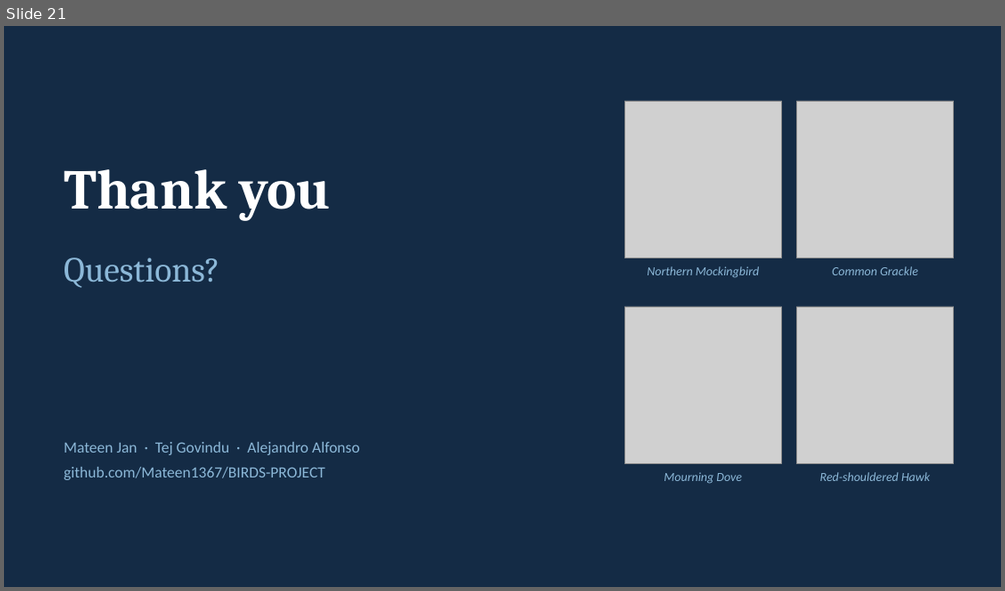
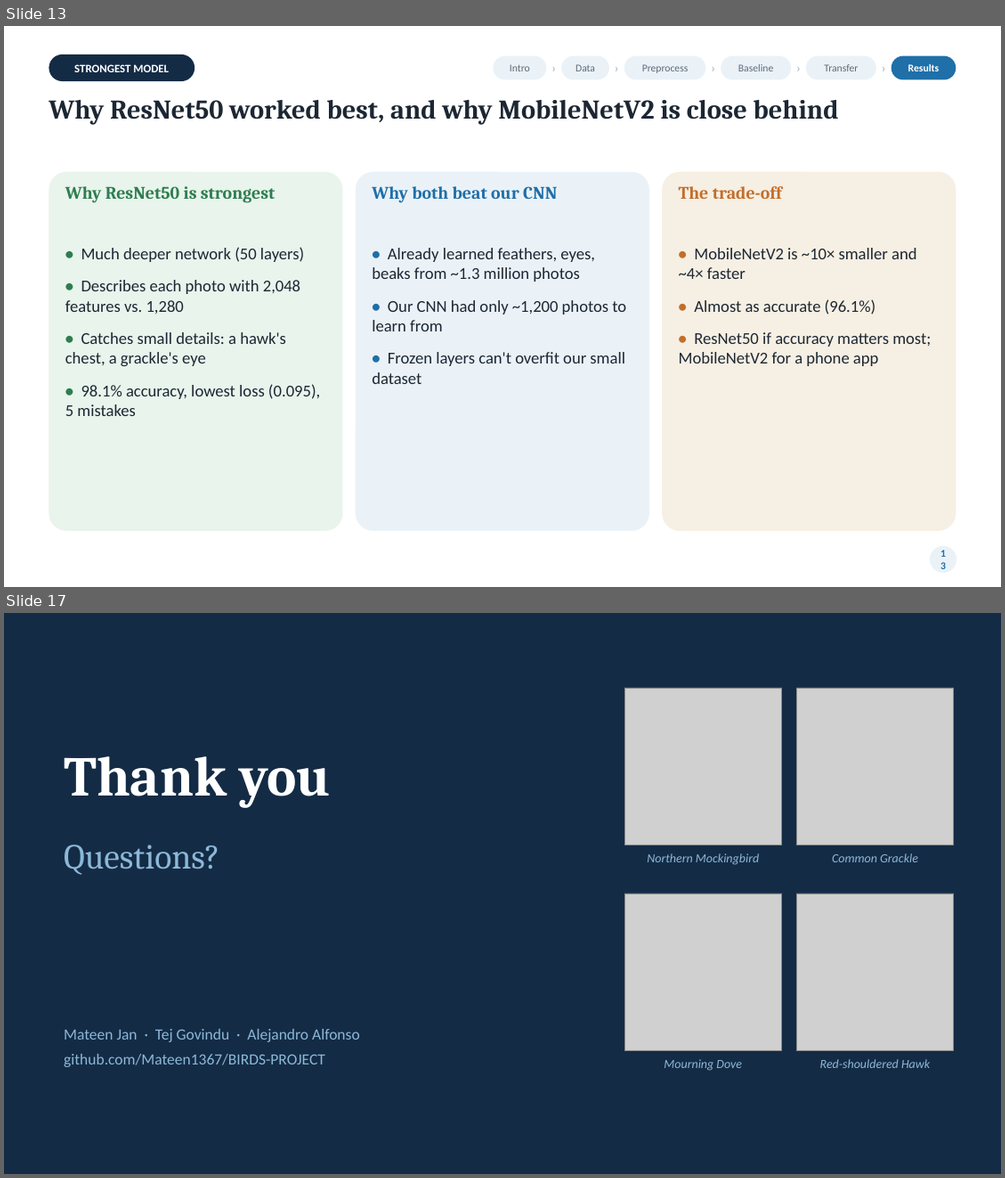
Before and after one commit to Mateen1367/BIRDS-PROJECT, a slide deck: reports/WhichTexasBird_Presentation.pptx. Shown one above the other, each under a label of ours: slide 21 before the commit, slides 13 and 17 after it; the slides between them are not shown. The pictures are 1005x591 and 1005x1178 pixels, drawn with LibreOffice and Linux fonts; fonts in the diff are those of the drawing; grey boxes stand for pictures. Boxes give left, top, right and bottom in pixels: in the first picture for what was removed or moved away, otherwise in the second. Text is boxed around its words. In the diff, an @@ line names an element or a change of style, - is before the commit and + after.

```diff
--- a/reports/WhichTexasBird_Presentation.pptx
+++ b/reports/WhichTexasBird_Presentation.pptx
@@ slide 13 added at (x1=4, y1=26, x2=1001, y2=587), background #FFFFFF @@
@@ rounded rectangle added at (x1=48, y1=54, x2=194, y2=81), fill #142B45, 11 pt, text #FFFFFF, bold @@
+STRONGEST MODEL
@@ rounded rectangle added at (x1=493, y1=56, x2=546, y2=79), fill #EAF2F8, 10 pt, text #5E6B78 @@
+Intro
@@ text added at (x1=548, y1=56, x2=559, y2=79), 12 pt, text #B8C2CC, bold @@
+›
@@ rounded rectangle added at (x1=562, y1=56, x2=610, y2=79), fill #EAF2F8, 10 pt, text #5E6B78 @@
+Data
@@ text added at (x1=611, y1=56, x2=623, y2=79), 12 pt, text #B8C2CC, bold @@
+›
@@ rounded rectangle added at (x1=624, y1=56, x2=705, y2=79), fill #EAF2F8, 10 pt, text #5E6B78 @@
+Preprocess
@@ text added at (x1=707, y1=56, x2=719, y2=79), 12 pt, text #B8C2CC, bold @@
+›
@@ rounded rectangle added at (x1=721, y1=56, x2=792, y2=79), fill #EAF2F8, 10 pt, text #5E6B78 @@
+Baseline
@@ text added at (x1=793, y1=56, x2=804, y2=79), 12 pt, text #B8C2CC, bold @@
+›
@@ rounded rectangle added at (x1=806, y1=56, x2=876, y2=79), fill #EAF2F8, 10 pt, text #5E6B78 @@
+Transfer
@@ text added at (x1=878, y1=56, x2=890, y2=79), 12 pt, text #B8C2CC, bold @@
+›
@@ rounded rectangle added at (x1=891, y1=56, x2=956, y2=79), fill #1F6FA8, 10 pt, text #FFFFFF, bold @@
+Results
@@ text added at (x1=48, y1=100, x2=839, y2=124), 26 pt, text #1D2733, bold @@
+Why ResNet50 worked best, and why MobileNetV2 is close behind
@@ rounded rectangle added at (x1=48, y1=172, x2=343, y2=531), fill #E8F4EC @@
@@ rounded rectangle added at (x1=356, y1=172, x2=649, y2=531), fill #EAF2F8 @@
@@ rounded rectangle added at (x1=662, y1=172, x2=956, y2=531), fill #F6EFE3 @@
@@ text added at (x1=65, y1=186, x2=275, y2=203), 17 pt, text #2E7D4F, bold @@
+Why ResNet50 is strongest
@@ text added at (x1=372, y1=186, x2=557, y2=203), 17 pt, text #1F6FA8, bold @@
+Why both beat our CNN
@@ text added at (x1=679, y1=186, x2=782, y2=199), 17 pt, text #C26E2B, bold @@
+The trade-off
@@ text added at (x1=65, y1=247, x2=320, y2=416), 16 pt, text #1D2733 @@
+• Much deeper network (50 layers)
+• Describes each photo with 2,048 features vs. 1,280
+• Catches small details: a hawk's chest, a grackle's eye
+• 98.1% accuracy, lowest loss (0.095), 5 mistakes
@@ text added at (x1=372, y1=248, x2=626, y2=384), 16 pt, text #1D2733 @@
+• Already learned feathers, eyes, beaks from ~1.3 million photos
+• Our CNN had only ~1,200 photos to learn from
+• Frozen layers can't overfit our small dataset
@@ text added at (x1=679, y1=248, x2=930, y2=366), 16 pt, text #1D2733 @@
+• MobileNetV2 is ~10× smaller and ~4× faster
+• Almost as accurate (96.1%)
+• ResNet50 if accuracy matters most; MobileNetV2 for a phone app
@@ ellipse added at (x1=930, y1=546, x2=956, y2=572), fill #EAF2F8, 10 pt, text #1F6FA8, bold @@
+13
@@ what was slide 21 is now slide 17 @@
```
Also in this commit, not shown: 4 slides changed, 13 other slides added, 18 slides removed, 16 other files.
